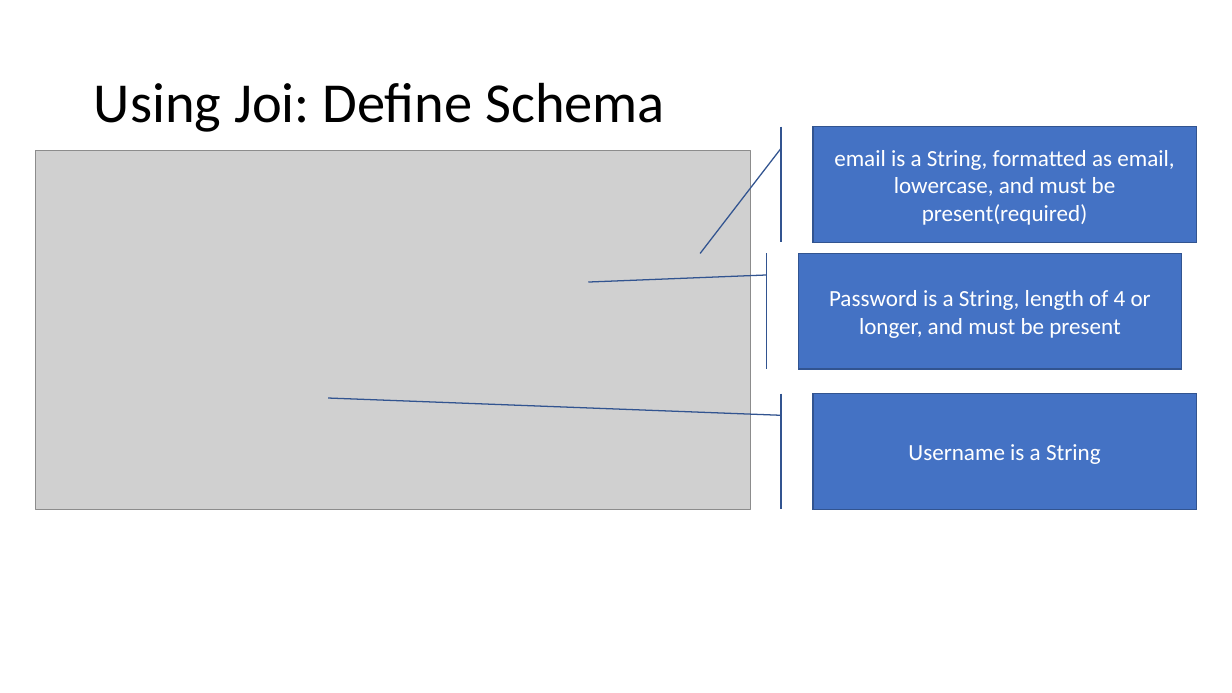
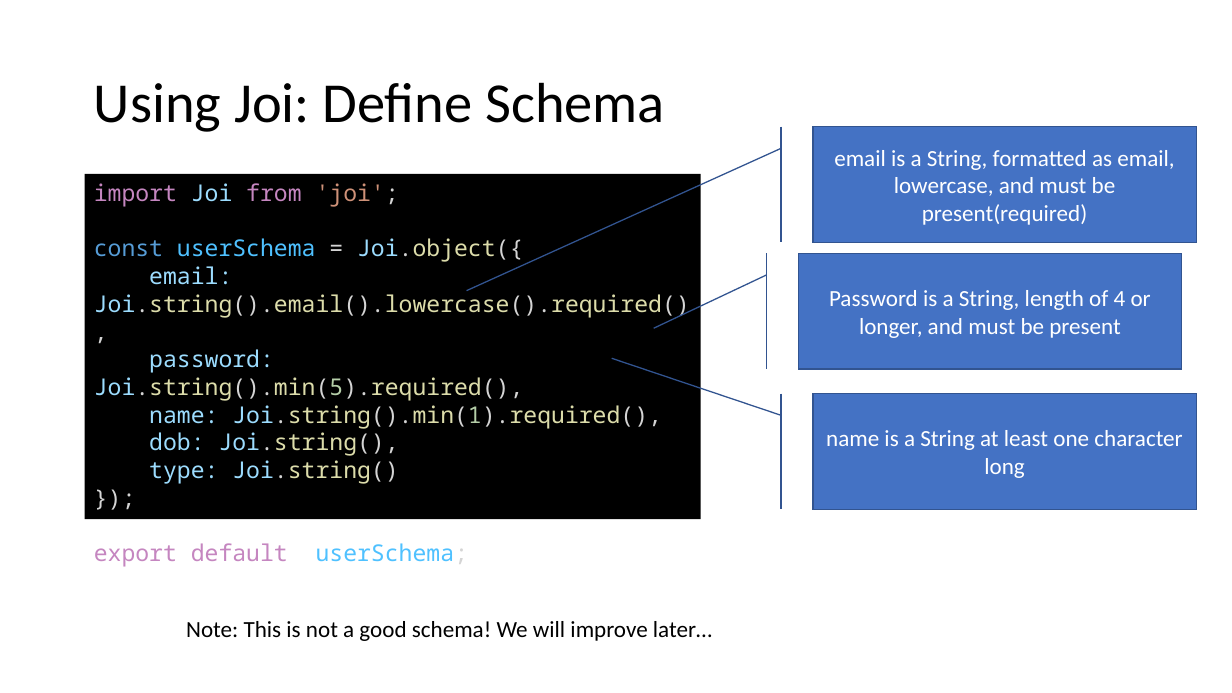
Before and after one commit to diarmuidoconnor/ewd-module-2025, a slide deck: slide 9 of topic10/talk-0/Joi.pptx (slide 8 before the commit). Drawn at 1232x693 pixels with LibreOffice and Linux fonts; fonts in the diff are those of the drawing; grey boxes stand for pictures. Boxes give left, top, right and bottom in pixels: in the first picture for what was removed or moved away, otherwise in the second. Text is boxed around its words. In the diff, an @@ line names an element or a change of style, - is before the commit and + after.

```diff
--- a/topic10/talk-0/Joi.pptx
+++ b/topic10/talk-0/Joi.pptx
@@ picture removed at bbox=[36, 151, 751, 509] @@
@@ rectangle added at bbox=[85, 174, 701, 519], fill #000000, 18 pt, text #DCDCAA @@
+import Joi from 'joi';
+const userSchema = Joi.object({
+email: Joi.string().email().lowercase().required(),
+password: Joi.string().min(5).required(),
+name: Joi.string().min(1).required(),
+dob: Joi.string(),
+type: Joi.string()
+});
+export default userSchema;
@@ accent border callout "name is a String at ..." at bbox=[813, 394, 1197, 509]: proportions changed @@
@@ text in accent border callout at bbox=[826, 430, 1182, 478]: text changed @@
-Username is a String
+name is a String at least one character long
@@ text added at bbox=[186, 621, 712, 641], 18 pt, text #000000 @@
+Note: This is not a good schema! We will improve later…
```
Also in this commit, not shown: 9 other slides changed, 1 slide added, 7 other files.
